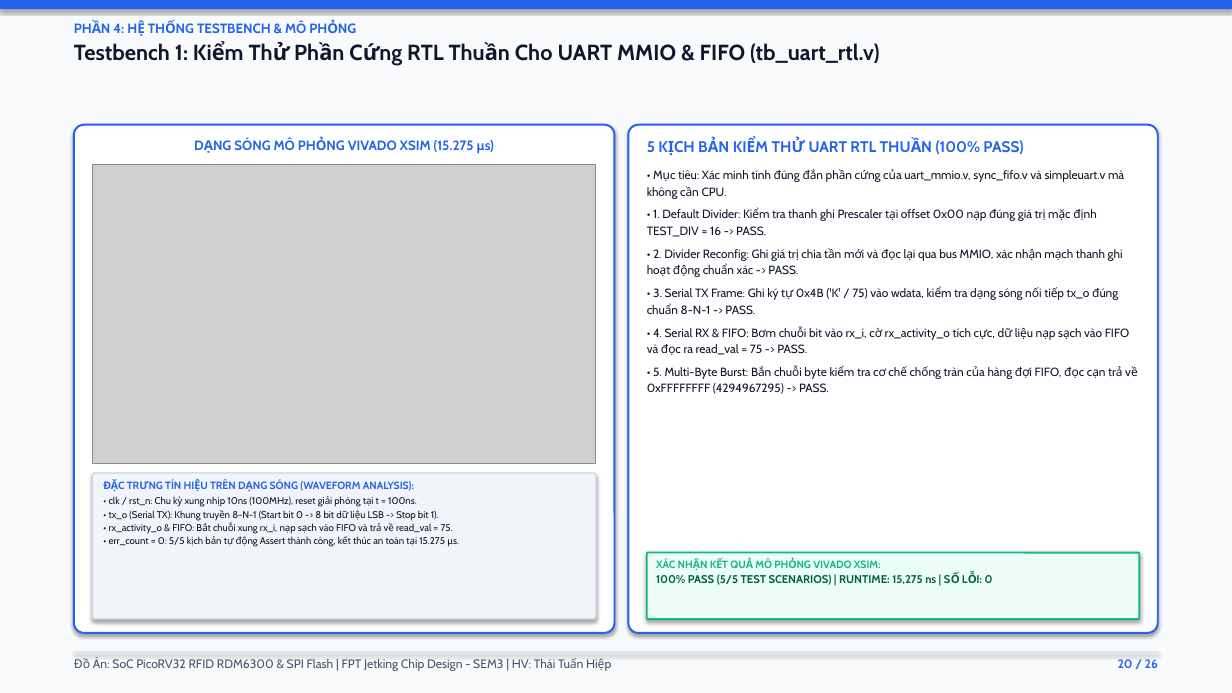
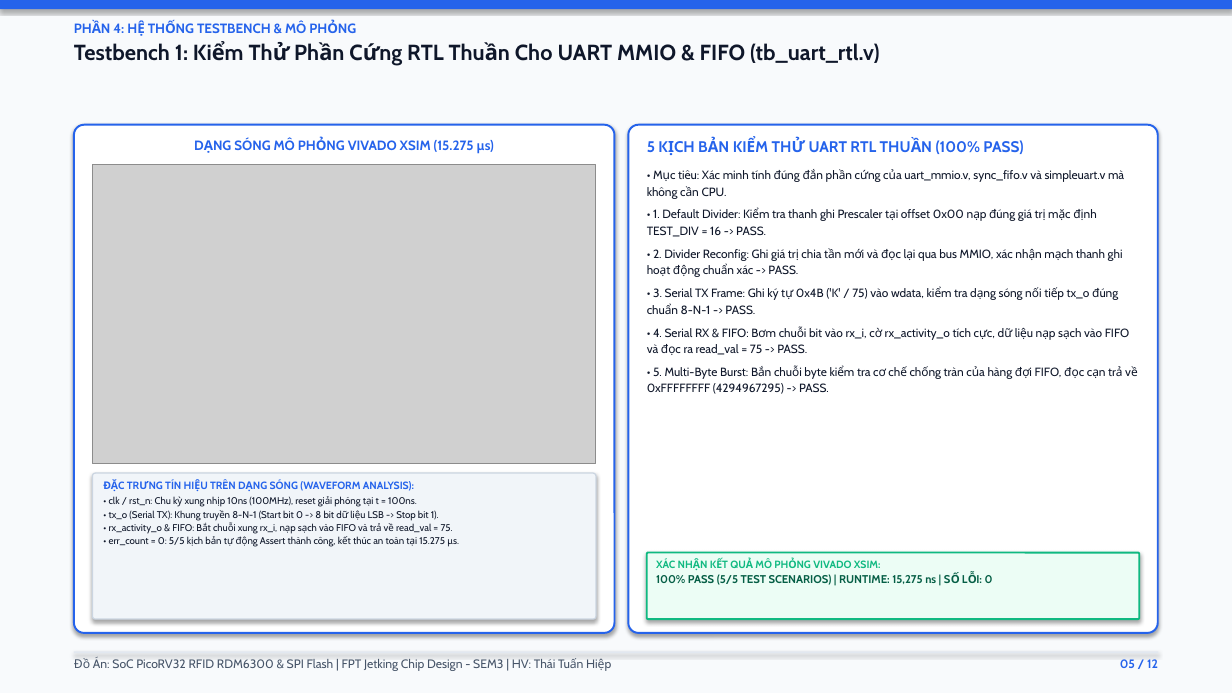
Before and after one commit to thaituanhiep/uart-fifo-rfid-asic, a slide deck: slide 5 of rdm6300-picorv32-rom-data/document/Bao_Cao_Do_An_RDM6300_PicoRV32_SoC.pptx (slide 20 before the commit). Drawn at 1232x693 pixels with LibreOffice and Linux fonts; fonts in the diff are those of the drawing; grey boxes stand for pictures. Boxes give left, top, right and bottom in pixels: in the first picture for what was removed or moved away, otherwise in the second. Text is boxed around its words. In the diff, an @@ line names an element or a change of style, - is before the commit and + after.

```diff
--- a/rdm6300-picorv32-rom-data/document/Bao_Cao_Do_An_RDM6300_PicoRV32_SoC.pptx
+++ b/rdm6300-picorv32-rom-data/document/Bao_Cao_Do_An_RDM6300_PicoRV32_SoC.pptx
@@ text at [1120,659,1158,668]: text changed @@
-20 / 26
+05 / 12
```
Also in this commit, not shown: 9 other slides changed, 1 slide added, 15 slides removed, 42 other files.
